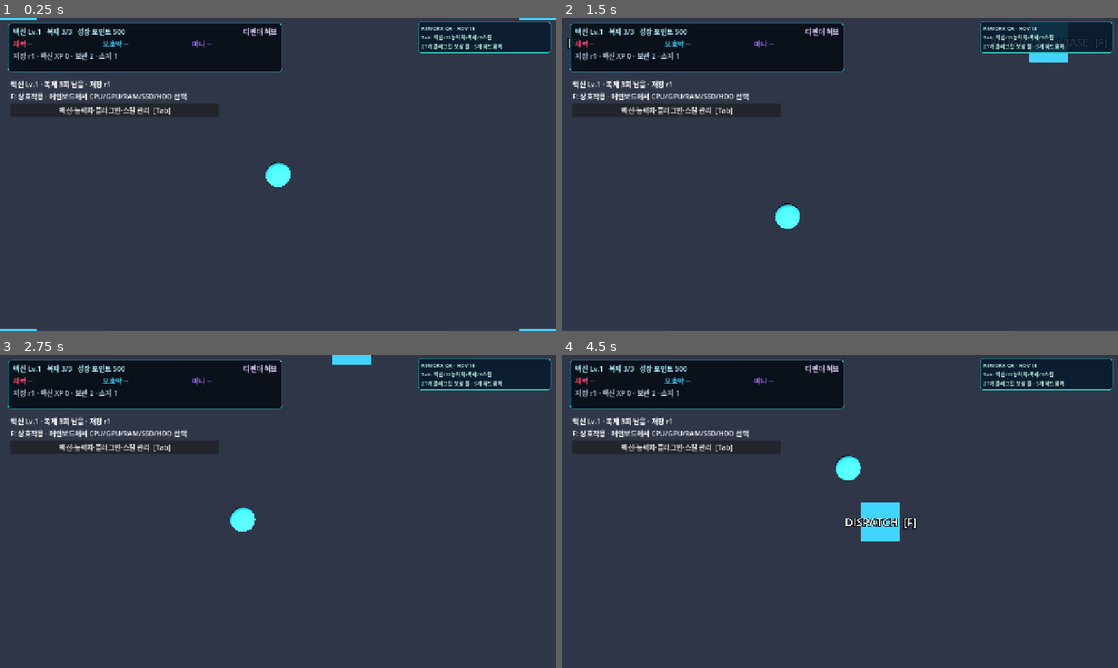
Above: before the commit, frames 1-4 (two rows, left to right).
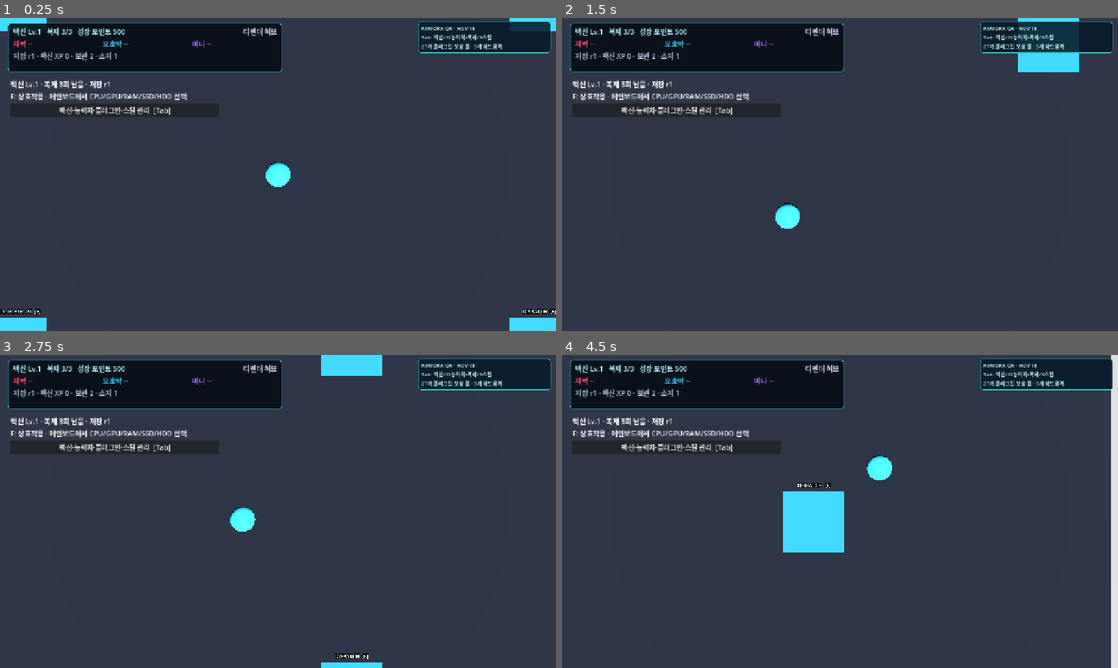
Above: after the commit, the same moments.

Repository: tharu8813/Neon-Void
Game: Godot game, scene res://scenes/rework/integration/rework_qa_boot.tscn
Two runs of this game, one before a commit and one after it. Both use one fixed random seed, a clock stepped at 60 frames per second and the inputs below. This scene is started directly instead of the project's main scene.
Inputs (mouse positions are in pixels of both pictures, inside the frame that each line leads up to):
- Up to frame 1 (0.25 s): no input
- Up to frame 2 (1.5 s): click "백신·능력치·플러그인·스킬 관리 [Tab]" at 0.5 s; click "닫기 [Tab / Esc]" at 1.25 s
- Up to frame 3 (2.75 s): tap Enter at 2 s; move the mouse to (400, 495) at 2.02 s; hold D from 2.03 s (still down); hold Q from 2.03 s (still down); tap Space at 2.27 s
- Up to frame 4 (4.5 s): move the mouse to (728, 527) at 2.77 s; release D at 2.78 s; release Q at 2.78 s; hold S 2.78-3.53 s; tap E at 2.85 s; tap Space at 3.02 s; move the mouse to (895, 442) at 3.52 s; hold D 3.53-4.28 s; hold R 3.53-4.28 s; move the mouse to (812, 574) at 4.27 s; hold W from 4.28 s (still down); tap Shift at 4.35 s

The runs differ from the first frame. In frame 1, 1.0% of the frame differs, in the area x 0-100%, y 0-100%; in frame 2, 0.7%; in frame 3, 0.8%; in frame 4, 5.0%, in the area x 39-100%, y 0-100%.

Commit message:
fix(rework/hub): make five F-terminal markers nonblocking floor pads with readable labels

Diff:
--- a/scripts/rework/world/hub_world.gd
+++ b/scripts/rework/world/hub_world.gd
@@ -45,26 +45,33 @@
     _wall(holder, "EastWall", Vector3(26, 0.8, 9), Vector3(0.35, 1.6, 18))
     var accent := StandardMaterial3D.new()
     accent.albedo_color = Color(0.12, 0.55, 0.75)
+    accent.emission_enabled = true
+    accent.emission = Color(0.035, 0.22, 0.34)
+    accent.emission_energy_multiplier = 1.1
     for terminal_id in Layout.TERMINALS:
         var data: Dictionary = Layout.TERMINALS[terminal_id]
         var position: Vector3 = data["position"]
+        # Interactable hubs are FLOOR pads, not 1.2m blocking pedestals.
+        # A player can stand directly on the marked F area. The gameplay
+        # request is gated by Layout's true radius, never mesh collision.
         var marker := MeshInstance3D.new()
         marker.name = terminal_id.capitalize() + "Terminal"
         var mesh := BoxMesh.new()
-        mesh.size = Vector3(0.9, 1.2, 0.9)
+        mesh.size = Vector3(1.4, 0.06, 1.4)
         marker.mesh = mesh
         marker.material_override = accent
-        marker.position = position + Vector3.UP * 0.6
+        marker.position = position + Vector3.UP * 0.03
         holder.add_child(marker)
         var sign := Label3D.new()
         sign.name = terminal_id + "Nameplate"
         sign.text = str(data["label"]) + "  [F]"
-        sign.font_size = 42
-        sign.pixel_size = 0.006
+        sign.font_size = 26
+        sign.pixel_size = 0.0045
         sign.rotation_degrees = Vector3(-90, 0, 0)
-        sign.position = position + Vector3.UP * 1.4
+        sign.position = position + Vector3(0.0, 0.11, -0.85)
         holder.add_child(sign)
-        _collider(holder, terminal_id + "Collider", marker.position, mesh.size)
+        # No StaticBody3D on a terminal pad. The perimeter and floor retain
+        # their collision, and Layout still rejects out-of-range F requests.
 
 func _wall(holder: Node3D, label: String, position: Vector3, dimensions: Vector3) -> void:
     var marker := MeshInstance3D.new()
